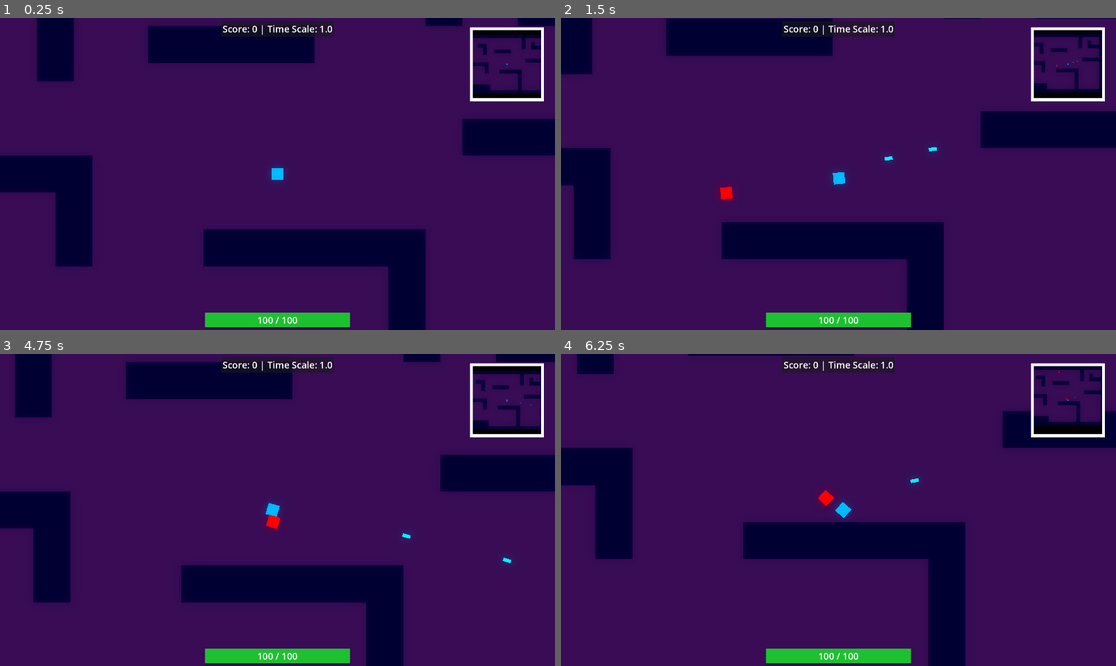
Above: before the commit, frames 1-4 (two rows, left to right).
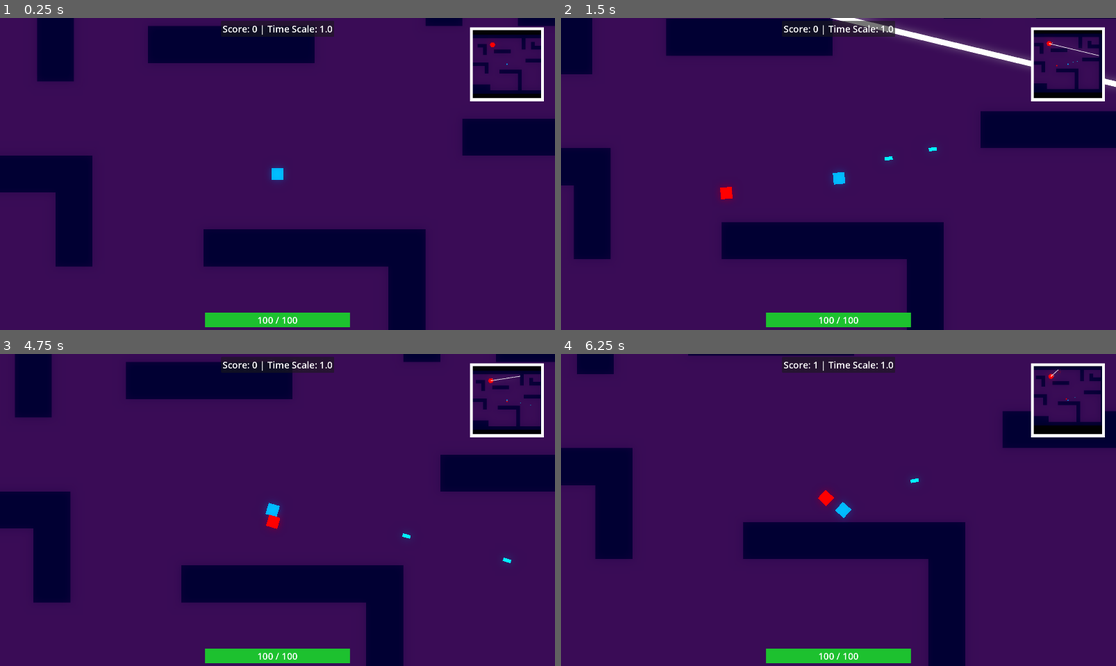
Above: after the commit, the same moments.

Repository: Chebrbober/Geometric-Bullet
Game: Godot game, scene res://stages/game/arena.tscn
The game is run twice, just before and just after one commit, with the same random seed, the same clock (stepped at 60 frames per second) and the same inputs.
Inputs (mouse positions are in pixels of both pictures, inside the frame that each line leads up to):
- Up to frame 1 (0.25 s): no input
- Up to frame 2 (1.5 s): tap Enter at 0.5 s; move the mouse to (960, 158) at 0.52 s; press the mouse at (960, 158) at 0.53 s; hold Right (move_right) 0.53-1.28 s; move the mouse to (727, 189) at 1.27 s; release the mouse at (727, 189) at 1.28 s; hold S (move_down) from 1.28 s (still down); click (727, 189) at 1.35 s
- Up to frame 3 (4.75 s): move the mouse to (333, 441) at 2.02 s; release S (move_down) at 2.03 s; press the mouse at (333, 441) at 2.03 s; hold Right (move_right) 2.03-2.78 s; move the mouse to (249, 572) at 2.77 s; release the mouse at (249, 572) at 2.78 s; hold W (move_up) 2.78-3.53 s; click (249, 572) at 2.85 s; move the mouse to (444, 556) at 3.52 s; press the mouse at (444, 556) at 3.53 s; hold A (move_left) from 3.53 s (still down); move the mouse to (111, 463) at 4.27 s; release the mouse at (111, 463) at 4.28 s; click (111, 463) at 4.35 s
- Up to frame 4 (6.25 s): move the mouse to (866, 510) at 5.02 s; release A (move_left) at 5.03 s; press the mouse at (866, 510) at 5.03 s; hold S (move_down) 5.03-5.78 s; move the mouse to (755, 432) at 5.77 s; release the mouse at (755, 432) at 5.78 s; hold Right (move_right) from 5.78 s (still down); click (755, 432) at 5.85 s

The runs differ from the first frame. In frame 1, less than 0.1% of the frame differs, in the area x 88-90%, y 7-10%; in frame 2, 1.1%, in the area x 48-100%, y 0-23%; in frame 3, less than 0.1%; in frame 4, less than 0.1%.

Commit message:
Add animation_player with "damage_impulse" animation. Make him able to attack

Diff:
--- a/entities/enemies/boss_hexagon/boss_hexagon.gd
+++ b/entities/enemies/boss_hexagon/boss_hexagon.gd
@@ -1 +1,14 @@
 class_name BossHexagon extends CubeEnemy
+
+@onready var animation_player: AnimationPlayer = get_node_or_null("AnimationPlayer")
+@onready var laser_beam: RayCast2D = get_node_or_null("LaserBeam")
+
+func _ready() -> void:
+	if animation_player == null:
+		push_error("AnimationPlayer node not found as a child of the BossHexagon.")
+	animation_player.play("damage_impulse")
+	await animation_player.animation_finished
+	animation_player.play("damage_impulse")
+
+func _on_laser_beam_laser_hit(collider: Entity) -> void:
+	collider.take_damage(damage)
--- a/entities/enemies/boss_hexagon/boss_hexagon.tscn
+++ b/entities/enemies/boss_hexagon/boss_hexagon.tscn
@@ -13,11 +13,160 @@
 [sub_resource type="CircleShape2D" id="CircleShape2D_jo5lq"]
 radius = 73.109505
 
+[sub_resource type="Animation" id="Animation_6qhyd"]
+length = 0.001
+tracks/0/type = "value"
+tracks/0/imported = false
+tracks/0/enabled = true
+tracks/0/path = NodePath(".:speed")
+tracks/0/interp = 1
+tracks/0/loop_wrap = true
+tracks/0/keys = {
+"times": PackedFloat32Array(0),
+"transitions": PackedFloat32Array(1),
+"update": 0,
+"values": [0.0]
+}
+tracks/1/type = "value"
+tracks/1/imported = false
+tracks/1/enabled = true
+tracks/1/path = NodePath(".:rotation")
+tracks/1/interp = 1
+tracks/1/loop_wrap = true
+tracks/1/keys = {
+"times": PackedFloat32Array(0),
+"transitions": PackedFloat32Array(1),
+"update": 0,
+"values": [0.0]
+}
+tracks/2/type = "value"
+tracks/2/imported = false
+tracks/2/enabled = true
+tracks/2/path = NodePath("LaserBeam:visible")
+tracks/2/interp = 1
+tracks/2/loop_wrap = true
+tracks/2/keys = {
+"times": PackedFloat32Array(0),
+"transitions": PackedFloat32Array(1),
+"update": 1,
+"values": [false]
+}
+tracks/3/type = "value"
+tracks/3/imported = false
+tracks/3/enabled = true
+tracks/3/path = NodePath("LaserBeam/Line2D:width")
+tracks/3/interp = 1
+tracks/3/loop_wrap = true
+tracks/3/keys = {
+"times": PackedFloat32Array(0),
+"transitions": PackedFloat32Array(1),
+"update": 0,
+"values": [0.0]
+}
+tracks/4/type = "value"
+tracks/4/imported = false
+tracks/4/enabled = true
+tracks/4/path = NodePath("LaserBeam/Line2D:visible")
+tracks/4/interp = 1
+tracks/4/loop_wrap = true
+tracks/4/keys = {
+"times": PackedFloat32Array(0),
+"transitions": PackedFloat32Array(1),
+"update": 1,
+"values": [true]
+}
+tracks/5/type = "value"
+tracks/5/imported = false
+tracks/5/enabled = true
+tracks/5/path = NodePath("LaserBeam:is_casting")
+tracks/5/interp = 1
+tracks/5/loop_wrap = true
+tracks/5/keys = {
+"times": PackedFloat32Array(0),
+"transitions": PackedFloat32Array(1),
+"update": 1,
+"values": [true]
+}
+
 [sub_resource type="Animation" id="Animation_4xvvl"]
 resource_name = "damage_impulse"
+length = 10.1
+tracks/0/type = "value"
+tracks/0/imported = false
+tracks/0/enabled = true
+tracks/0/path = NodePath(".:speed")
+tracks/0/interp = 2
+tracks/0/loop_wrap = true
+tracks/0/keys = {
+"times": PackedFloat32Array(1, 10.1),
+"transitions": PackedFloat32Array(1, 1),
+"update": 0,
+"values": [0.0, 30.0]
+}
+tracks/1/type = "value"
+tracks/1/imported = false
+tracks/1/enabled = true
+tracks/1/path = NodePath(".:rotation")
+tracks/1/interp = 2
+tracks/1/loop_wrap = true
+tracks/1/keys = {
+"times": PackedFloat32Array(1, 5, 10),
+"transitions": PackedFloat32Array(1, 1, 1),
+"update": 0,
+"values": [0.0, 6.283185307179586, 0.0]
+}
+tracks/2/type = "value"
+tracks/2/imported = false
+tracks/2/enabled = true
+tracks/2/path = NodePath("LaserBeam:visible")
+tracks/2/interp = 1
+tracks/2/loop_wrap = true
+tracks/2/keys = {
+"times": PackedFloat32Array(0.76, 10.1),
+"transitions": PackedFloat32Array(1, 1),
+"update": 1,
+"values": [true, false]
+}
+tracks/3/type = "value"
+tracks/3/imported = false
+tracks/3/enabled = true
+tracks/3/path = NodePath("LaserBeam/Line2D:width")
+tracks/3/interp = 1
+tracks/3/loop_wrap = true
+tracks/3/keys = {
+"times": PackedFloat32Array(0.7615785, 0.99999994, 9.888804, 10.1),
+"transitions": PackedFloat32Array(1, 1, 1, 1),
+"update": 0,
+"values": [0.0, 10.0, 10.0, 0.0]
+}
+tracks/4/type = "value"
+tracks/4/imported = false
+tracks/4/enabled = true
+tracks/4/path = NodePath("LaserBeam/Line2D:visible")
+tracks/4/interp = 1
+tracks/4/loop_wrap = true
+tracks/4/keys = {
+"times": PackedFloat32Array(0.76, 10.1),
+"transitions": PackedFloat32Array(1, 1),
+"update": 1,
+"values": [true, false]
+}
+tracks/5/type = "value"
+tracks/5/imported = false
+tracks/5/enabled = true
+tracks/5/path = NodePath("LaserBeam:is_casting")
+tracks/5/interp = 1
+tracks/5/loop_wrap = true
+tracks/5/keys = {
+"times": PackedFloat32Array(0.76, 10.1),
+"transitions": PackedFloat32Array(1, 1),
+"update": 1,
+"values": [true, false]
+}
 
 [sub_resource type="AnimationLibrary" id="AnimationLibrary_m64cg"]
 _data = {
+&"RESET": SubResource("Animation_6qhyd"),
 &"damage_impulse": SubResource("Animation_4xvvl")
 }
 
@@ -67,9 +216,9 @@
 
 [node name="BossHexagon" unique_id=1118549784 instance=ExtResource("1_thxwd")]
 script = ExtResource("2_myi0f")
-speed = 30.0
+speed = 0.0
 max_health = 1000.0
-damage = 35.0
+damage = 5.0
 
 [node name="Polygon2D" parent="." index="0" unique_id=1340460375]
 polygon = PackedVector2Array(23.99997, -40.000004, -24, -40.000004, -47.999985, 0, -24, 40, 23.999985, 40, 47.999985, 0)
@@ -81,6 +230,9 @@
 [node name="CollisionShape2D" parent="AttackArea" parent_id_path=PackedInt32Array(158472716) index="0" unique_id=1921863181]
 shape = SubResource("ConvexPolygonShape2D_jqe5u")
 
+[node name="AttackTimer" parent="." index="5" unique_id=1854231651]
+wait_time = 0.25
+
 [node name="Area2D" type="Area2D" parent="." index="6" unique_id=655157236]
 
 [node name="CollisionShape2D" type="CollisionShape2D" parent="Area2D" index="0" unique_id=351395125]
@@ -91,29 +243,32 @@
 
 [node name="LaserBeam" type="RayCast2D" parent="." index="8" unique_id=830527194]
 unique_name_in_owner = true
-rotation = -6.304129
-target_position = Vector2(1955.1116, 4740.796)
+visible = false
+target_position = Vector2(3646, -0.00063748687)
 collision_mask = 15
 script = ExtResource("3_6qhyd")
+is_casting = true
 
 [node name="Line2D" type="Line2D" parent="LaserBeam" index="0" unique_id=231424594]
-points = PackedVector2Array(0, 0, 1955.1116, 4740.796)
+points = PackedVector2Array(0, 0, 3646, -0.00063748687)
+width = 0.0
 width_curve = SubResource("Curve_m64cg")
-default_color = Color(1, 0.7019608, 0.654902, 1)
+default_color = Color(1, 0.7137255, 0.70980394, 1)
 begin_cap_mode = 2
 end_cap_mode = 2
 
 [node name="CastingParticles" type="GPUParticles2D" parent="LaserBeam" index="1" unique_id=1714107984]
-modulate = Color(1, 0.7019608, 0.654902, 1)
+modulate = Color(1, 0.7137255, 0.70980394, 1)
 lifetime = 0.5
 speed_scale = 2.0
 process_material = SubResource("ParticleProcessMaterial_jo5lq")
 
 [node name="BeamParticles" type="GPUParticles2D" parent="LaserBeam" index="2" unique_id=1304021132]
-modulate = Color(1, 0.7019608, 0.654902, 1)
-position = Vector2(977.5558, 2370.398)
-rotation = 1.1815879
+modulate = Color(1, 0.7137255, 0.70980394, 1)
+position = Vector2(1823, -0.00031874343)
 amount = 24
 lifetime = 0.5
 speed_scale = 2.0
 process_material = SubResource("ParticleProcessMaterial_dguew")
+
+[connection signal="laser_hit" from="LaserBeam" to="." method="_on_laser_beam_laser_hit"]
--- a/entities/enemies/boss_hexagon/laser_beam.gd
+++ b/entities/enemies/boss_hexagon/laser_beam.gd
@@ -7,10 +7,6 @@
 @export var is_casting: bool = false:
 	set(value):
 		is_casting = value
-		if is_casting:
-			appear()
-		else:
-			disappear()
 		set_physics_process(is_casting)
 
 @export var color: Color = Color.WHITE:
@@ -21,10 +17,12 @@
 
 @export var growth_time: float = 0.1
 @onready var line_2d: Line2D = get_node_or_null("Line2D")
-@onready var line_width: float = 0.0 if line_2d == null else line_2d.width
+@onready var line_width: float = 10.0
 @onready var casting_particles: GPUParticles2D = get_node_or_null("CastingParticles")
 @onready var beam_particles: GPUParticles2D = get_node_or_null("BeamParticles")
 @onready var tween: Tween
+
+signal laser_hit(collider: Entity)
 
 func _ready() -> void:
 	set_physics_process(false)
@@ -32,7 +30,9 @@
 		push_error("Line2D node not found as a child of the laser beam.")
 		return
 	else:
-		line_2d.points[1] = Vector2.ZERO
+		var points := line_2d.points
+		points[1] = Vector2.ZERO
+		line_2d.points = points
 	set_color(color)
 	set_is_casting(is_casting)
 
@@ -50,9 +50,8 @@
 
 	if is_casting == false:
 		target_position.x = Vector2.ZERO.x
-		disappear()
 	else:
-		appear()
+		pass
 
 func set_color(new_color: Color) -> void:
 	line_2d.default_color = new_color
@@ -63,29 +62,12 @@
 	if beam_particles != null and is_instance_valid(beam_particles):
 		beam_particles.modulate = new_color
 
-func appear() -> void:
-	line_2d.visible = true
-	if tween != null and tween.is_running():
-		tween.kill()
-	tween = create_tween()
-	tween.tween_property(line_2d, "width", line_width, growth_time * 2.0).from(0.0)
-
-func disappear() -> void:
-	if tween != null and tween.is_running():
-		tween.kill()
-	tween = create_tween()
-	tween.tween_property(line_2d, "width", 0.0, growth_time).from_current()
-	tween.tween_callback(func() -> void:
-		line_2d.hide()
-	)
-	tween.play()
-
 func update_laser_position(delta: float) -> void:
 	var cast_point: Vector2 = target_position
 	force_raycast_update()
 	if is_colliding():
 		cast_point = to_local(get_collision_point())
-		print(get_collider().name)
+		laser_hit.emit(get_collider())
 	var points := line_2d.points
 	points[1] = cast_point
 	line_2d.points = points
--- a/stages/game/arena.tscn
+++ b/stages/game/arena.tscn
@@ -11,6 +11,7 @@
 [ext_resource type="PackedScene" uid="uid://6r26cclrysn" path="res://stages/game/upgrade_screen.tscn" id="9_jiu16"]
 [ext_resource type="PackedScene" uid="uid://bl8r4tcto1oal" path="res://entities/health_bar.tscn" id="10_pteoa"]
 [ext_resource type="PackedScene" uid="uid://7ewcpdm3yp66" path="res://entities/enemies/cube_enemy/mini_kamikadze_enemy.tscn" id="11_jx1tm"]
+[ext_resource type="PackedScene" uid="uid://db7fr60ijddnm" path="res://entities/enemies/boss_hexagon/boss_hexagon.tscn" id="12_wkif2"]
 
 [sub_resource type="Environment" id="Environment_0hxrk"]
 background_mode = 3
@@ -147,5 +148,8 @@
 enemy_types = Array[PackedScene]([ExtResource("5_6gq3l"), ExtResource("8_u4cnq"), ExtResource("11_jx1tm")])
 spawnable_enemies = Array[PackedScene]([ExtResource("5_6gq3l")])
 
+[node name="BossHexagon" parent="." unique_id=1118549784 instance=ExtResource("12_wkif2")]
+position = Vector2(390, 143)
+
 [connection signal="wave_completed" from="WaveManager" to="." method="_on_wave_completed"]
 [connection signal="wave_started" from="WaveManager" to="." method="_on_wave_started"]
